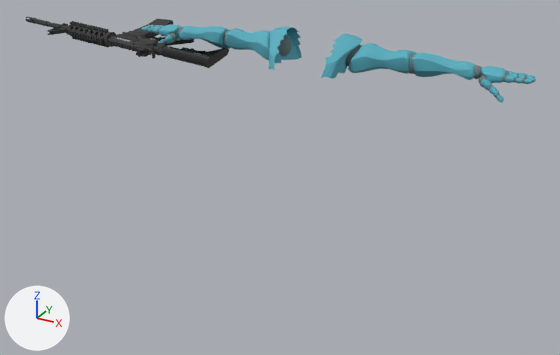
Two versions of the Blender file assets/charactors/viewmodel_m4a1.blend, one commit apart.
Rendered twice from a 50 mm lens placed at (1.52, -3.05, 2.32), pointed at (-0.22, 0.12, 0.74). Arrows for +X, +Y and +Z are at lower left; the lights stay in place. The picture after the commit comes second.

The first picture shows 'Alpha_Joints', 'Alpha_Surface', 'Barrel', 'Base', 'Stock' and 4 more.
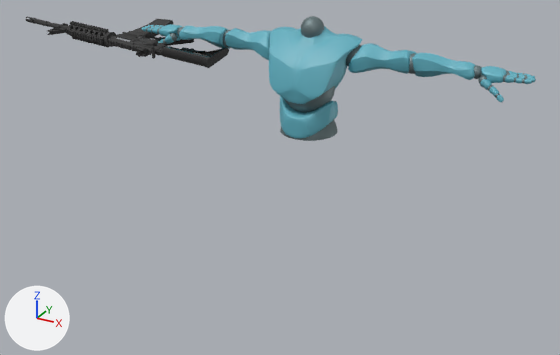
Location of each change, (x1, y1, x2, y2) in pixels of the pictures (560 x 355 px):
```json
{"object": "Alpha_Surface", "change": "reshaped", "before": [142, 24, 536, 102], "after": [142, 24, 536, 138]}
{"object": "Alpha_Joints", "change": "reshaped", "before": [146, 25, 527, 98], "after": [146, 16, 527, 141]}
{"part": 1, "of": "me_alpha_surface", "change": "built on", "after": [269, 26, 346, 138], "on screen": "cyan"}
{"part": 2, "of": "me_alpha_joints", "change": "added", "after": [284, 86, 335, 113]}
{"part": 3, "of": "me_alpha_joints", "change": "added", "after": [301, 16, 324, 38]}
{"part": 4, "of": "me_alpha_joints", "change": "added", "after": [280, 120, 338, 141]}
```

Edits to the scene script, one JSON object a line:
```json
{"op": "add", "block": "mat_alpha_joints_mat_001", "code": ["mat_alpha_joints_mat_001 = principled_material('Alpha_Joints_MAT.001')", "mat_alpha_joints_mat_001.base_color = (0.154, 0.213, 0.222)  # greyish cyan #6d7f82", "mat_alpha_joints_mat_001.metallic = 0.5", "mat_alpha_joints_mat_001.roughness = 0.553", "mat_alpha_joints_mat_001.specular_ior_level = 1.0"]}
{"op": "add", "block": "mat_alpha_body_mat_001", "code": ["mat_alpha_body_mat_001 = principled_material('Alpha_Body_MAT.001')", "mat_alpha_body_mat_001.base_color = (0.0966, 0.422, 0.522)  # cyan #58aebf", "mat_alpha_body_mat_001.roughness = 0.553", "mat_alpha_body_mat_001.specular_ior_level = 1.0"]}
{"block": "me_alpha_joints", "where": "# used by ob_alpha_joints; location = (0.0, 0.0, 0.0); rotation_euler = (1.571, 0.0, 0.0), in degrees (90, 0, 0); scale = (0.01, 0.01, 0.01)"}
{"op": "remove", "block": "me_alpha_joints", "code": "me_alpha_joints.from_pydata(...)  # 6335 vertices, 6720 faces, 11 loose edges; spans x -95.0..95.0, y 1.0..149.0, z -12.0..12.0"}
{"op": "remove", "block": "me_alpha_joints", "code": "me_alpha_joints.materials.append(mat_alpha_joints_mat)  # greyish cyan #6d7f82"}
{"op": "add", "block": "me_alpha_joints", "code": "me_alpha_joints.from_pydata(...)  # 7257 vertices, 7700 faces; spans x -95.0..95.0, y 107.0..160.0, z -13.0..14.0"}
{"block": "me_alpha_joints", "change": "me_alpha_joints part 2: the loose piece of 382 vertices spanning x -24.0..-13.0, y 138.0..149.0, z -11.0..-1.0 is copied, and the copy is scaled about its middle by (-2.32, 2.35, 2.32), then moved by (19.0, -15.0, 8.0), in mat_alpha_joints_mat_001 (greyish cyan #6d7f82); it spans x -12.0..12.0, y 116.0..142.0, z -11.0..14.0"}
{"block": "me_alpha_joints", "change": "me_alpha_joints part 3: a new loose piece, a UV sphere (20 segments, 20 rings, poles along y) spanning x -5.0..5.0, y 149.0..160.0, z -7.0..3.0, in mat_alpha_joints_mat_001 (greyish cyan #6d7f82)"}
{"block": "me_alpha_joints", "change": "me_alpha_joints part 4: a new loose piece of 181 vertices spanning x -13.0..13.0, y 107.0..119.0, z -13.0..13.0, in mat_alpha_joints_mat_001 (greyish cyan #6d7f82)"}
{"block": "me_alpha_joints", "change": "other edits to the shape of me_alpha_joints do not show in these pictures"}
{"op": "add", "block": "me_alpha_joints", "code": "me_alpha_joints.materials.append(mat_alpha_joints_mat_001)  # greyish cyan #6d7f82"}
{"block": "me_alpha_surface", "where": "# used by ob_alpha_surface; location = (0.0, 0.0, 0.0); rotation_euler = (1.571, 0.0, 0.0), in degrees (90, 0, 0); scale = (0.01, 0.01, 0.01)"}
{"op": "remove", "block": "me_alpha_surface", "code": "me_alpha_surface.from_pydata(...)  # 8727 vertices, 8606 faces, 9 loose edges; spans x -97.0..97.0, y 108.0..155.0, z -13.0..13.0"}
{"op": "remove", "block": "me_alpha_surface", "code": "me_alpha_surface.materials.append(mat_alpha_body_mat)  # cyan #58aebf"}
{"op": "add", "block": "me_alpha_surface", "code": "me_alpha_surface.from_pydata(...)  # 10716 vertices, 10674 faces, 1 loose edge; spans x -97.0..97.0, y 46.0..155.0, z -13.0..15.0"}
{"block": "me_alpha_surface", "change": "me_alpha_surface part 1: 6 vertices removed from x -2.0..2.0, y 155.0, z 7.0..10.0; 1992 vertices added at x -17.0..17.0, y 108.0..155.0, z -13.0..15.0"}
{"block": "me_alpha_surface", "change": "other edits to the shape of me_alpha_surface do not show in these pictures"}
{"op": "add", "block": "me_alpha_surface", "code": "me_alpha_surface.materials.append(mat_alpha_body_mat_001)  # cyan #58aebf"}
```
